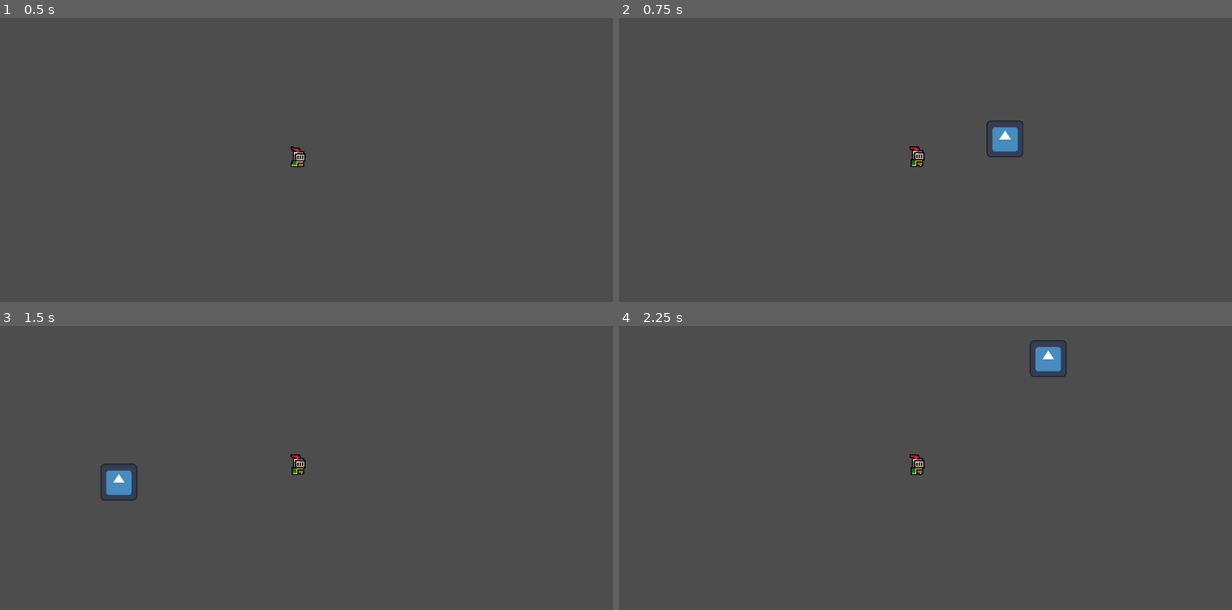
Above: before the commit, frames 1-4 (two rows, left to right).
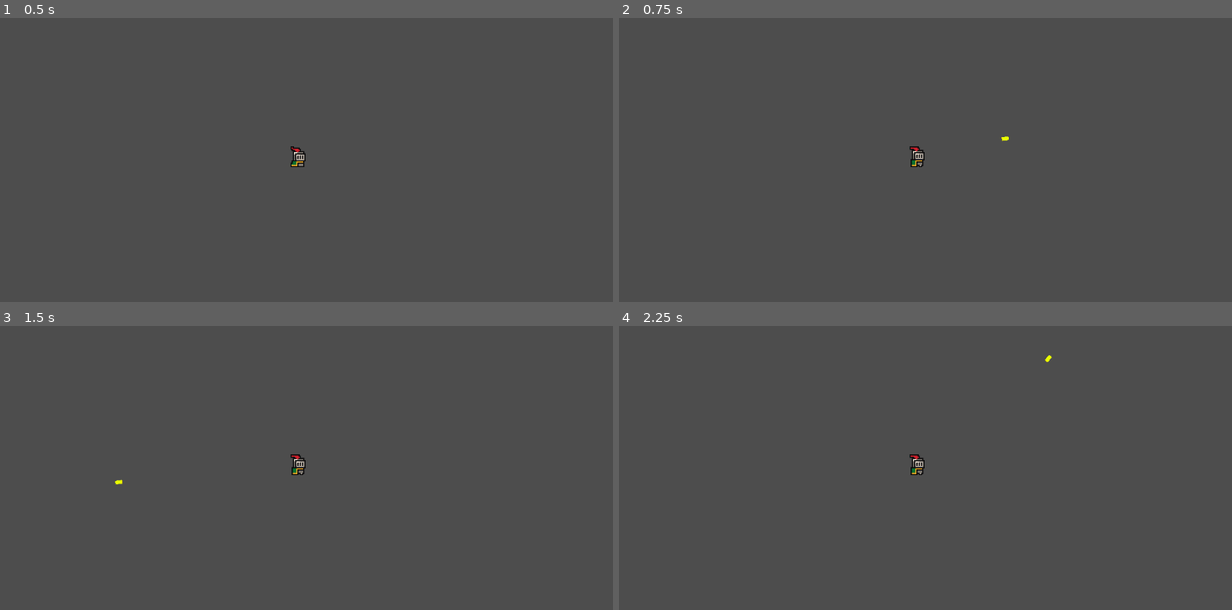
Above: after the commit, the same moments.

Repository: how0to/2d-shooter-game
Game: Godot game, scene res://Scenes/game.tscn
Two runs of this game, one before a commit and one after it. Both use one fixed random seed, a clock stepped at 60 frames per second and the inputs below. The engine's default icon, where the game draws it, is replaced by a stand-in: a white triangle on a blue panel in a dark square.
Inputs (mouse positions are in pixels of both pictures, inside the frame that each line leads up to):
- Up to frame 1 (0.5 s): no input
- Up to frame 2 (0.75 s): tap Enter (ui_accept) at 0.5 s; move the mouse to (1066, 134) at 0.52 s; hold D (MoveRight) from 0.53 s (still down); click (1066, 134) at 0.6 s
- Up to frame 3 (1.5 s): keep holding D (MoveRight); tap Enter (ui_accept) at 0.77 s; move the mouse to (165, 479) at 1.27 s; click (165, 479) at 1.35 s
- Up to frame 4 (2.25 s): tap Enter (ui_accept) at 1.52, 2 s; move the mouse to (986, 379) at 2.02 s; release D (MoveRight) at 2.03 s; hold A (MoveLeft) from 2.03 s (still down); click (986, 379) at 2.1 s

Frame 1 is identical in both runs. In frame 2, 0.5% of the frame differs, in the area x 59-66%, y 36-49%; in frame 3, 0.5%, in the area x 16-23%, y 48-62%; in frame 4, 0.5%.

Commit message:
Bullet yippie
Bullet rotation

Diff:
--- a/Scenes/bullet.tscn
+++ b/Scenes/bullet.tscn
@@ -1,20 +1,23 @@
 [gd_scene load_steps=4 format=3 uid="uid://b0u04db7nv2ls"]
 
 [ext_resource type="Script" uid="uid://bu4wor3vli64x" path="res://Scenes/bullet.gd" id="1_oduel"]
-[ext_resource type="Texture2D" uid="uid://bx3jdsj2wa3l4" path="res://icon.svg" id="1_v7oki"]
+[ext_resource type="Texture2D" uid="uid://d11ou4fyxplya" path="res://assets/sprites/bullet.png" id="2_oduel"]
 
 [sub_resource type="RectangleShape2D" id="RectangleShape2D_oduel"]
 size = Vector2(64, 64)
 
 [node name="Bullet" type="Node2D"]
-scale = Vector2(0.5, 0.5)
+scale = Vector2(0.1, 0.1)
 script = ExtResource("1_oduel")
-
-[node name="Sprite2D" type="Sprite2D" parent="."]
-scale = Vector2(0.5, 0.5)
-texture = ExtResource("1_v7oki")
 
 [node name="Hitbox" type="Area2D" parent="."]
 
 [node name="CollisionShape2D" type="CollisionShape2D" parent="Hitbox"]
 shape = SubResource("RectangleShape2D_oduel")
+
+[node name="Sprite2D" type="Sprite2D" parent="."]
+texture_filter = 1
+position = Vector2(-1.9073486e-06, -1.9073486e-06)
+rotation = 1.5707964
+scale = Vector2(1.9999999, 1.9999999)
+texture = ExtResource("2_oduel")
--- a/Scripts/player.gd
+++ b/Scripts/player.gd
@@ -34,4 +34,5 @@
 	var bullet = preload("res://Scenes/bullet.tscn").instantiate()
 	bullet.global_position = PlayerHitbox.global_position
 	bullet.direction = MouseDir
+	bullet.rotation = bullet.direction.angle()
 	get_tree().get_current_scene().add_child(bullet)
Not shown, added: assets/sprites/bullet.png.import
Not shown, added: export_presets.cfg
